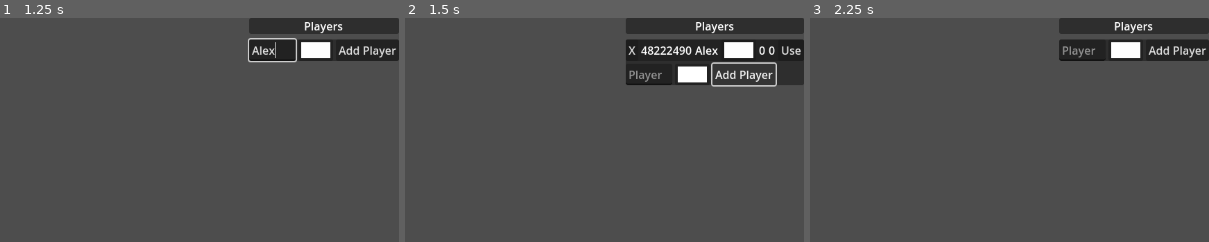
Above: before the commit, frames 1-3 (left to right).
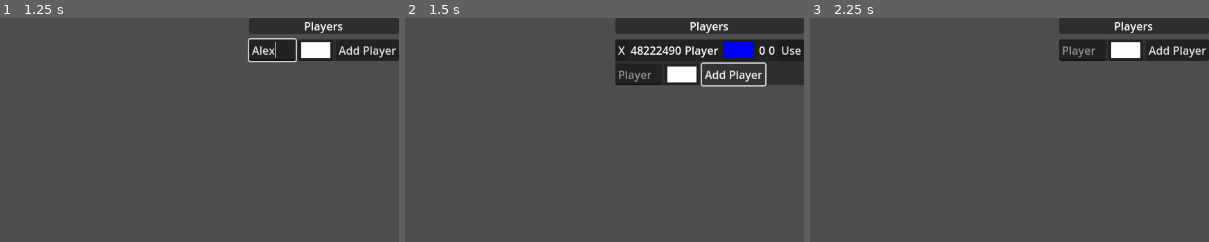
Above: after the commit, the same moments.

Repository: martinspp/civ-clone-thing
Game: Godot game, scene res://scenes/main.tscn
The game is run twice, just before and just after one commit, with the same random seed, the same clock (stepped at 60 frames per second) and the same inputs.
Inputs (mouse positions are % of the whole screen's width and height, from its top left):
- Up to frame 1 (1.25 s): click (84, 7) at 0.52 s; type "Alex" at 0.6 s
- Up to frame 2 (1.5 s): click "Add Player" at 1.25 s
- Up to frame 3 (2.25 s): click "X" at 2 s
The pictures show only the part of the screen within x 50-100%, y 0-50%; the shares and areas given below are measured in that part.

Frame 1 is identical in both runs. In frame 2, 3.5% of the frame differs, in the area x 52-94%, y 0-31%; in frame 3, nothing differs.
Error before the commit: Invalid access to property or key 'player_data' on a base object of type 'Dictionary'. (res://scripts/services/DataService.gd:159)
Error after the commit: Invalid access to property or key 'end_of_turn_actions' on a base object of type 'Nil'. (res://scripts/Player.gd:14)

Commit message:
player turns

Diff:
--- a/scenes/UI/Play/PlayUI.tscn
+++ b/scenes/UI/Play/PlayUI.tscn
@@ -7,7 +7,7 @@
 size_flags_vertical = 0
 mouse_filter = 2
 script = ExtResource("1_np1ix")
-round_value_label = NodePath("VBoxContainer/HBoxContainer/RoundValue")
+round_value_label = NodePath("VBoxContainer/HBoxContainer3/RoundValue")
 gold_value_label = NodePath("VBoxContainer/HBoxContainer2/GoldValue")
 end_turn_button = NodePath("VBoxContainer/HBoxContainer/EndTurn")
 
@@ -21,11 +21,15 @@
 layout_mode = 2
 text = "End turn"
 
-[node name="RoundLabel" type="Label" parent="VBoxContainer/HBoxContainer"]
+[node name="HBoxContainer3" type="HBoxContainer" parent="VBoxContainer"]
+auto_translate_mode = 1
+layout_mode = 2
+
+[node name="RoundLabel" type="Label" parent="VBoxContainer/HBoxContainer3"]
 layout_mode = 2
 text = "Round: "
 
-[node name="RoundValue" type="Label" parent="VBoxContainer/HBoxContainer"]
+[node name="RoundValue" type="Label" parent="VBoxContainer/HBoxContainer3"]
 auto_translate_mode = 1
 layout_mode = 2
 
--- a/scenes/settlement.tscn
+++ b/scenes/settlement.tscn
@@ -1,7 +1,8 @@
-[gd_scene load_steps=3 format=3 uid="uid://cqrax0qwe1dq3"]
+[gd_scene load_steps=4 format=3 uid="uid://cqrax0qwe1dq3"]
 
 [ext_resource type="Script" path="res://scripts/Settlement.gd" id="1_cq04i"]
 [ext_resource type="Texture2D" uid="uid://dmvr0u8jlmyt7" path="res://sprites/objects/settlement/woodRing.png" id="2_vg2h3"]
+[ext_resource type="Script" path="res://scripts/ui/SettlementUI.gd" id="3_mqf21"]
 
 [node name="Settlement" type="Area2D"]
 script = ExtResource("1_cq04i")
@@ -26,33 +27,42 @@
 grow_horizontal = 2
 grow_vertical = 2
 mouse_filter = 1
+script = ExtResource("3_mqf21")
 metadata/_edit_use_anchors_ = true
 
-[node name="ProductionProgress" type="VBoxContainer" parent="SettlementUI"]
-layout_mode = 1
-anchors_preset = 5
-anchor_left = 0.5
-anchor_right = 0.5
-offset_left = -51.5
-offset_top = 50.0
-offset_right = 51.5
-offset_bottom = 90.0
-grow_horizontal = 2
-
-[node name="ProductionBar" type="ProgressBar" parent="SettlementUI/ProductionProgress"]
+[node name="ProductionContainer" type="HBoxContainer" parent="SettlementUI"]
+unique_name_in_owner = true
+layout_mode = 1
+anchors_preset = 5
+anchor_left = 0.5
+anchor_right = 0.5
+offset_left = -61.5
+offset_top = 51.0
+offset_right = 63.5
+offset_bottom = 105.0
+grow_horizontal = 2
+alignment = 1
+
+[node name="StopProduction" type="Button" parent="SettlementUI/ProductionContainer"]
+unique_name_in_owner = true
+layout_mode = 2
+text = "X"
+
+[node name="ProductionProgress" type="VBoxContainer" parent="SettlementUI/ProductionContainer"]
+layout_mode = 2
+
+[node name="ProductionBar" type="ProgressBar" parent="SettlementUI/ProductionContainer/ProductionProgress"]
 unique_name_in_owner = true
 layout_mode = 2
 max_value = 1.0
-show_percentage = false
-
-[node name="ProductionName" type="Label" parent="SettlementUI/ProductionProgress"]
-unique_name_in_owner = true
-layout_mode = 2
-text = "Building/Unit"
+
+[node name="ProductionName" type="Label" parent="SettlementUI/ProductionContainer/ProductionProgress"]
+unique_name_in_owner = true
+layout_mode = 2
+text = "Building"
 
 [node name="SelectedUI" type="Control" parent="SettlementUI"]
 unique_name_in_owner = true
-visible = false
 layout_mode = 1
 anchors_preset = 5
 anchor_left = 0.5
@@ -132,6 +142,7 @@
 grow_vertical = 2
 
 [node name="Units" type="VBoxContainer" parent="SettlementUI/SelectedUI/HBoxContainer"]
+unique_name_in_owner = true
 layout_mode = 2
 
 [node name="Label" type="Label" parent="SettlementUI/SelectedUI/HBoxContainer/Units"]
@@ -147,6 +158,7 @@
 layout_mode = 2
 
 [node name="Buildings" type="VBoxContainer" parent="SettlementUI/SelectedUI/HBoxContainer"]
+unique_name_in_owner = true
 auto_translate_mode = 1
 layout_mode = 2
 
--- a/scripts/CameraController.gd
+++ b/scripts/CameraController.gd
@@ -4,11 +4,11 @@
 
 var camera_speed:int = 500
 
-var pan_point: Variant
-@onready var max_zoom:= Vector2(2,2)
-@onready var min_zoom:= Vector2(0.5,0.5)
-@onready var step_zoom := Vector2(0.1,0.1)
-@onready var target_zoom := Vector2(1,1)
+var pan_point: Variant #Vector2 that can be Null
+@onready var max_zoom:Vector2 = Vector2(2,2)
+@onready var min_zoom:Vector2 = Vector2(0.5,0.5)
+@onready var step_zoom :Vector2 = Vector2(0.1,0.1)
+@onready var target_zoom :Vector2 = Vector2(1,1)
 
 func _ready() -> void:
 	GameStateService.camera = self
@@ -44,7 +44,7 @@
 var start_focus_zoom: float
 var end_focus_zoom: float
 
-var is_focusing := false
+var is_focusing: bool= false
 var focus_progress: float = 0
 
 func focus_settlement(point: Vector2, focus_zoom: Vector2) -> void:
--- a/scripts/Player.gd
+++ b/scripts/Player.gd
@@ -3,16 +3,22 @@
 var id := randi() % 50000000
 var player_name := "Player"
 var color : Color= Color.BLUE
+var ended_turn: bool = false
 
 var unlocked_researches : Array[ResearchData] = []
 var owned_settlements : Array[Settlement] = []
 
+var end_of_turn_finished : bool = false
+
 func _init(_player_name: String, _id: Variant, _color: Variant) -> void:
+    GameStateService.game_service.end_of_turn_actions.append(self)
     if _id:
         id = _id
     if _color:
         color = _color
     player_name = _player_name
+    PlayEventBus.start_of_turn.connect(_start_of_turn_actions)
+    PlayEventBus.end_of_turn.connect(_end_of_turn_actions)
 
 func deserialize(data: Dictionary) -> void:
     if data.has('id'):
@@ -37,7 +43,7 @@
             printerr("Player.gd: Attempted to deserialize an invalid research %s" % r)
 
     for s: int in data["settlements"]:
-        var settlement := GameStateService.get_settlement_by_id(s)
+        var settlement : Settlement= GameStateService.get_settlement_by_id(s)
         if settlement:
             owned_settlements.append(settlement)
         else:
@@ -60,3 +66,9 @@
         "settlements": settlement_ids,
         "ref": self
     }
+
+func _start_of_turn_actions() -> void:
+    end_of_turn_finished = false
+
+func _end_of_turn_actions() -> void:
+    end_of_turn_finished = true
--- a/scripts/Settlement.gd
+++ b/scripts/Settlement.gd
@@ -36,7 +36,12 @@
 		settlement_pop_label = value
 #endregion
 
+@onready var built_buildings: Array[Building] = []
 
+@onready var available_buildings: Array[BuildingData] = []
+@onready var available_units: Array[UnitType] = []
+
+@onready var end_of_turn_finished : bool = false
 
 # Used to flip the ui when settlement is focused
 var selected: bool:
@@ -47,6 +52,7 @@
 		world_ui.visible = !value
 
 func _ready() -> void:
+	GameStateService.game_service.end_of_turn_actions.append(self)
 	settlement_name_label = settlement_data.settlement_name
 	parent_hex.settlement = self
 	selected_ui.visible = false
@@ -54,8 +60,8 @@
 	settlement_data.ref = self
 	PlayEventBus.player_list_updated.connect(update_ui_data)
 	PlayEventBus.current_player_changed.connect(update_ui_state)
-	PlayEventBus.start_of_turn.connect(start_of_turn_actions)
-	PlayEventBus.end_of_turn.connect(end_of_turn_actions)
+	PlayEventBus.start_of_turn.connect(_start_of_turn_actions)
+	PlayEventBus.end_of_turn.connect(_end_of_turn_actions)
 
 func _exit_tree() -> void:
 	parent_hex.settlement = null
@@ -88,15 +94,22 @@
 	settlement_growth_label = str(0)
 	settlement_pop_label = str(settlement_data.pop)
 
-	%ProductionName.text = settlement_data.current_production
+	if settlement_data.current_production != "":
+		%ProductionContainer.visible = true
+		%ProductionName.text = settlement_data.current_production
+		%ProductionBar.value = settlement_data.get_production_progress(settlement_data.current_production)
+	else:
+		%ProductionContainer.visible = false
+
 
 func update_ui_state() -> void:
 	pass
 
-func start_of_turn_actions() -> void:
-	pass
+func _start_of_turn_actions() -> void:
+	end_of_turn_finished = false
+	build_available_lists()
 
-func end_of_turn_actions() -> void:
+func _end_of_turn_actions() -> void:
 	# Finish production
 	if settlement_data.current_production != "":
 		if settlement_data.update_production_progress(settlement_data.current_production, 0.1) >= 1.0:
@@ -109,14 +122,17 @@
 				print("produced non existant type")
 		settlement_data.current_production = ""
 	%ProductionBar.value = settlement_data.get_production_progress(settlement_data.current_production)
+	end_of_turn_finished = true
 
 func add_building(building_data: BuildingData) -> void:
 	var new_building := Building.new()
 	new_building.building_data = building_data
 	add_child(new_building)
+	built_buildings.append(new_building)
 
 func remove_building(building: Building) -> void:
 	building.queue_free()
+	built_buildings.erase(building)
 
 func spawn_unit(unit_data: UnitType) -> void:
 	var new_unit := Unit.new()
@@ -124,3 +140,38 @@
 	new_unit.global_position.x = global_position.x
 	new_unit.global_position.y = global_position.y
 	new_unit.unit_data = unit_data
+
+#TODO move this somewhere else
+static var starting_buildings := ["granary"]
+static var starting_units := ["warrior"]
+
+func start_building(building_name: String) -> void:
+	settlement_data.update_production_progress(building_name, 0.0)
+	settlement_data.current_production = building_name
+	update_ui_data()
+
+
+func build_available_lists() -> void:
+	#TODO Check researches
+	#TODO Check buildings
+	#TODO remove built/obsolete buildings
+	# Add starting things
+
+	#clearing current lists
+	for n: Node in %Units.get_children() + %Buildings.get_children():
+		if n is Label:
+			continue
+		else:
+			n.queue_free()
+
+	var building_list := starting_buildings.duplicate(true)
+	var unit_list := starting_units.duplicate(true)
+
+	for b: Building in built_buildings:
+		building_list.erase(b.building_data.building_name)
+
+	for b: String in building_list:
+		var new_button: Button = Button.new()
+		new_button.text = b.capitalize()
+		%Buildings.add_child(new_button)
+		new_button.pressed.connect(start_building.bind(b))
--- a/scripts/services/GameService.gd
+++ b/scripts/services/GameService.gd
@@ -5,7 +5,12 @@
 var play_ui_scene: PackedScene = load("res://scenes/UI/Play/PlayUI.tscn")
 var play_ui: PlayUI
 
-var selected_object: Variant
+static var selected_object: Variant
+
+var round_counter: int = 1
+
+#List of objects that need to perform actions to start the next turns
+@onready var end_of_turn_actions : Array[Variant] = []
 
 func _ready() -> void:
 	set_name("GameService")
@@ -56,3 +61,14 @@
 	if selected_object is Settlement:
 		selected_object.selected = false
 		selected_object = null
+
+func check_for_next_turn() -> void:
+	var all_players_finished := true
+	for player: Player in GameStateService.data_service.get_all_players():
+		if !player.ended_turn:
+			all_players_finished = false
+
+	if all_players_finished:
+		PlayEventBus.end_of_turn.emit()
+		for player: Player in GameStateService.data_service.get_all_players():
+			player.ended_turn = false
--- a/scripts/services/GameStateService.gd
+++ b/scripts/services/GameStateService.gd
@@ -22,7 +22,6 @@
 func _ready() -> void:
 	randomize()
 
-
 func start_game() -> Dictionary:
 	#var ret_msg = {"msg": "", "success": false}
 	if world_manager.hexes.get_child_count() < 2:
@@ -44,6 +43,7 @@
 	game_service = GameService.new()
 	get_node("/root/Main").add_child(game_service)
 
+	PlayEventBus.start_of_turn.emit(1)
 	return {"msg": "", "success": true}
 
 
@@ -52,6 +52,8 @@
 		if s.id == id:
 			return s
 	return null
+
+
 
 #func get_player_by_id(id: int) -> Player:
 #	for p in player_registry:
--- a/scripts/services/PlayEventBus.gd
+++ b/scripts/services/PlayEventBus.gd
@@ -3,7 +3,7 @@
 signal update_gold(gold_amount: int)
 signal update_turn(turn_number: int)
 
-signal start_of_turn()
+signal start_of_turn(new_turn_number: int)
 signal end_of_turn()
 
 signal player_end_turn(player: Player)
--- a/scripts/ui/PlayUI.gd
+++ b/scripts/ui/PlayUI.gd
@@ -16,6 +16,8 @@
 	PlayEventBus.settlement_highlighted.connect(_highlight_settlement)
 	PlayEventBus.settlement_unhighlighted.connect(_unhighlight_settlement)
 
+	PlayEventBus.start_of_turn.connect(_update_turn_counter)
+
 
 func _update_gold(amnt: int) -> void:
 	gold_value_label.text = str(amnt)
@@ -24,7 +26,7 @@
 	round_value_label.text = str(amnt)
 
 func _end_turn_button() -> void:
-	PlayEventBus.end_turn.emit()
+	PlayEventBus.player_end_turn.emit(GameStateService.current_player)
 
 
 func _highlight_settlement(settlement: Settlement) -> void:
@@ -32,3 +34,6 @@
 
 func _unhighlight_settlement() -> void:
 	GameStateService.camera.unfocus_settlement()
+
+func _update_turn_counter(new_turn_number: int) -> void:
+	round_value_label.text = str(new_turn_number)
--- /dev/null
+++ b/scripts/ui/ProductionContainer.gd
@@ -0,0 +1,8 @@
+extends HBoxContainer
+
+class_name ProductionContainer
+
+@onready var settlement: Settlement = get_parent().get_parent()
+
+func _ready() -> void:
+	pass
--- /dev/null
+++ b/scripts/ui/SettlementUI.gd
@@ -0,0 +1 @@
+extends Control
--- a/scripts/units/Unit.gd
+++ b/scripts/units/Unit.gd
@@ -1,7 +1,5 @@
 extends Node2D
 class_name Unit
-
-static var selected_unit: Unit
 
 # should only be set once when Unit.gd is initialized
 var unit_data: UnitType:
@@ -17,14 +15,16 @@
 
 @export var sprite_2d: Sprite2D
 
+@onready var end_of_turn_finished : bool = false
 
 var player: Player
 var hex: Hex
 var movement_target_hex: Hex
 
 func _ready() -> void:
-	PlayEventBus.start_of_turn.connect(start_of_turn_actions)
-	PlayEventBus.end_of_turn.connect(end_of_turn_actions)
+	GameStateService.game_service.end_of_turn_actions.append(self)
+	PlayEventBus.start_of_turn.connect(_start_of_turn_actions)
+	PlayEventBus.end_of_turn.connect(_end_of_turn_actions)
 
 func perform_action(action: String,target: Variant) -> void:
 	if UnitActions.callable_dict[action]["targeted"] && (target == null):
@@ -48,12 +48,12 @@
 
 func _on_input_event(_viewport:Node, event:InputEvent, _shape_idx:int) -> void:
 	if event is InputEventMouseButton && event.button_index == MOUSE_BUTTON_LEFT && event.pressed:
-		selected_unit = self
+		GameStateService.game_service.selected_object = self
 		PlayEventBus.unit_selected.emit(Unit)
 
-func start_of_turn_actions() -> void:
-	pass
+func _start_of_turn_actions() -> void:
+	end_of_turn_finished = false
 
-func end_of_turn_actions() -> void:
+func _end_of_turn_actions() -> void:
 	#TODO continue set walk action if AP points allow it
-	pass
+	end_of_turn_finished = true
